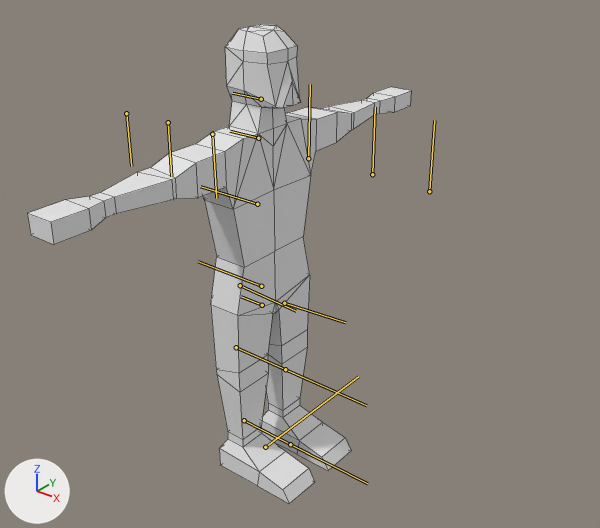
Two versions of the FBX model BunchesProject/Assets/FBX/Human.fbx, one commit apart.
Camera for both pictures: a 50 mm lens placed at (0.0206, -0.0232, 0.0244), pointed at (0.0028, -0.001, 0.0106). The lights are fixed; the arrows at lower left show +X, +Y and +Z. The bones that bend it are drawn over the model as lines. Mesh edges are drawn as thin lines.

The first picture shows 'HumanMesh'.
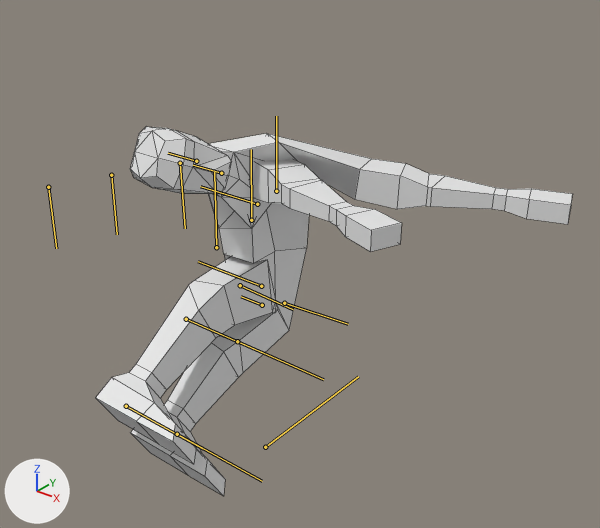
The newer file adds an action. The first version stands in its rest pose; the second is drawn at frame 1 of the action 'Kicked'.

Pixel boxes [x1, y1, x2, y2] of what changed, in the pictures (600 x 528 px):
'HumanMesh', posed (24% wider, 23% shorter): before [27, 24, 411, 504]; after [96, 127, 572, 496]
bone 'Neck', root to tip: before (258, 138) to (230, 131); after (221, 173) to (193, 165)
bone 'UArm_r', root to tip: before (212, 134) to (216, 198); after (180, 163) to (185, 228)
bone 'UArm_l', root to tip: before (308, 158) to (310, 84); after (276, 191) to (276, 116)
bone 'ULeg_r', root to tip: before (240, 285) to (296, 311); after (240, 285) to (293, 309)
bone 'LLeg_r', root to tip: before (236, 347) to (310, 380); after (186, 319) to (263, 353)
bone 'ULeg_l', root to tip: before (284, 303) to (345, 322); after (284, 303) to (348, 324)
bone 'LLeg_l', root to tip: before (285, 369) to (366, 405); after (237, 341) to (323, 379)

What the commit changed:
Bone 'Chest' (bone_chest) turns from (0, 0, 0) to (0, -50, 0) degrees about its own x, y and z.
Bone 'Neck' (bone_neck) turns from (0, 0, 0) to (0, -15, 0) degrees about its own x, y and z.
Bone 'UArm_r' (bone_uarm_r) turns from (0, 0, 0) to (76, -38, -64) degrees about its own x, y and z.
Bone 'UArm_l' (bone_uarm_l) turns from (0, 0, 0) to (-76, -38, 64) degrees about its own x, y and z.
Bone 'ULeg_r' (bone_uleg_r) turns from (0, 0, 0) to (18, -79, -16) degrees about its own x, y and z.
Bone 'LLeg_r' (bone_lleg_r) turns from (0, 0, 0) to (0, 20, 0) degrees about its own x, y and z.
Bone 'ULeg_l' (bone_uleg_l) turns from (0, 0, 0) to (-18, -79, 16) degrees about its own x, y and z.
Bone 'LLeg_l' (bone_lleg_l) turns from (0, 0, 0) to (0, 20, 0) degrees about its own x, y and z.
